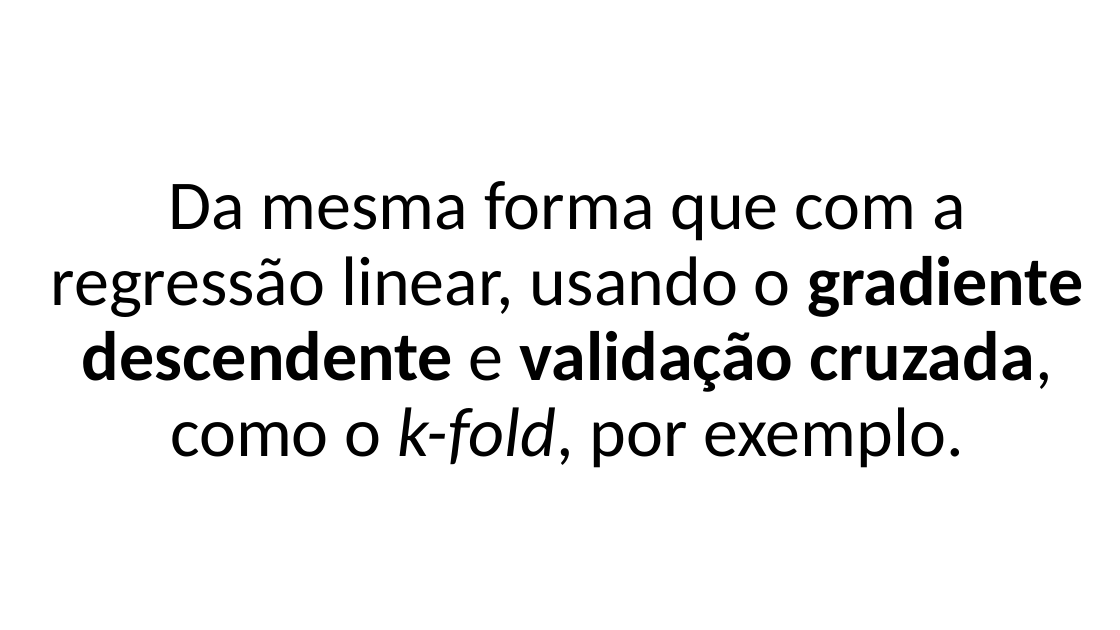
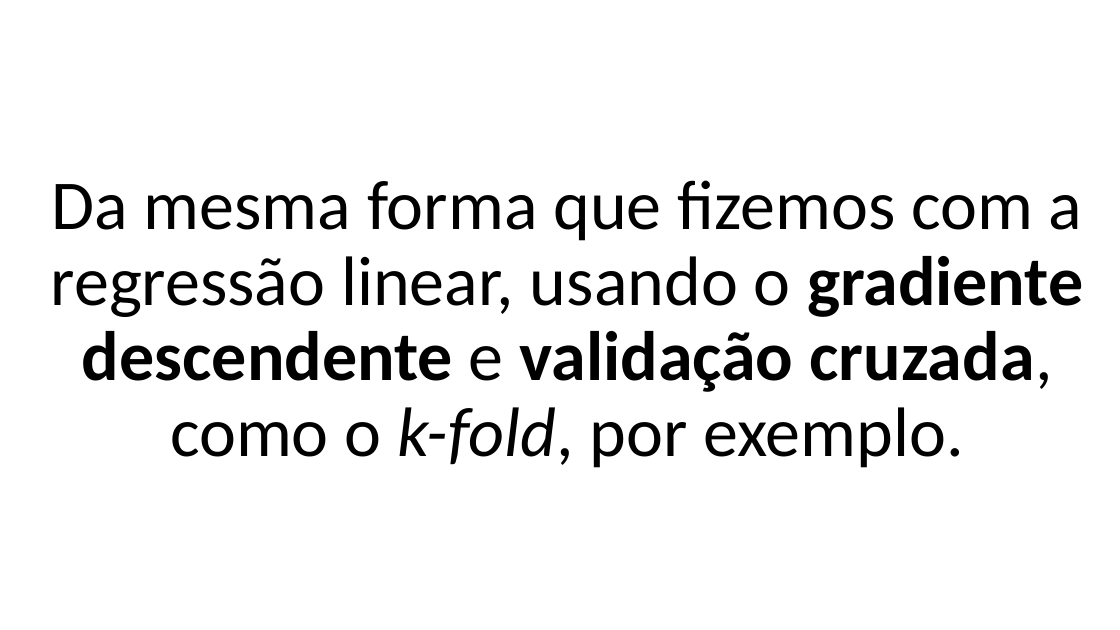
Before and after one commit to zz4fap/c24_inteligencia_artificial, a slide deck: slide 22 of slides/C24_Classificação.pptx (slide 20 before the commit). Drawn at 1120x630 pixels with LibreOffice and Linux fonts; fonts in the diff are those of the drawing. Boxes give left, top, right and bottom in pixels: in the first picture for what was removed or moved away, otherwise in the second. Text is boxed around its words. In the diff, an @@ line names an element or a change of style, - is before the commit and + after.

Commit message:
update of slides

```diff
--- a/slides/C24_Classificação.pptx
+++ b/slides/C24_Classificação.pptx
@@ text at box(51, 180, 1083, 468): text changed @@
-Da mesma forma que com a regressão linear, usando o gradiente descendente e validação cruzada, como o k-fold, por exemplo.
+Da mesma forma que fizemos com a regressão linear, usando o gradiente descendente e validação cruzada, como o k-fold, por exemplo.
```
Also in this commit, not shown: 7 other slides changed, 3 slides added, 1 slide removed.
